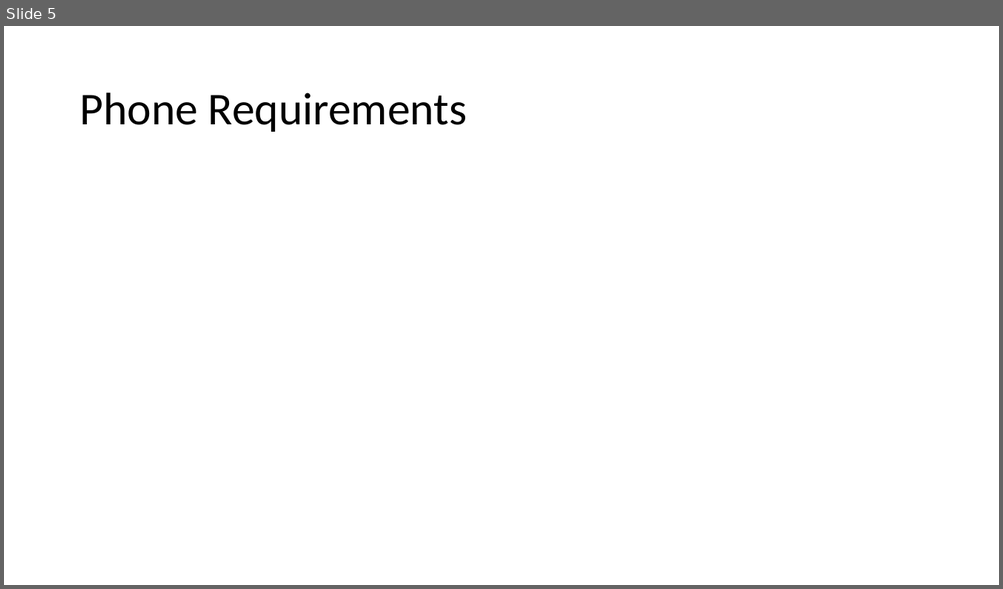
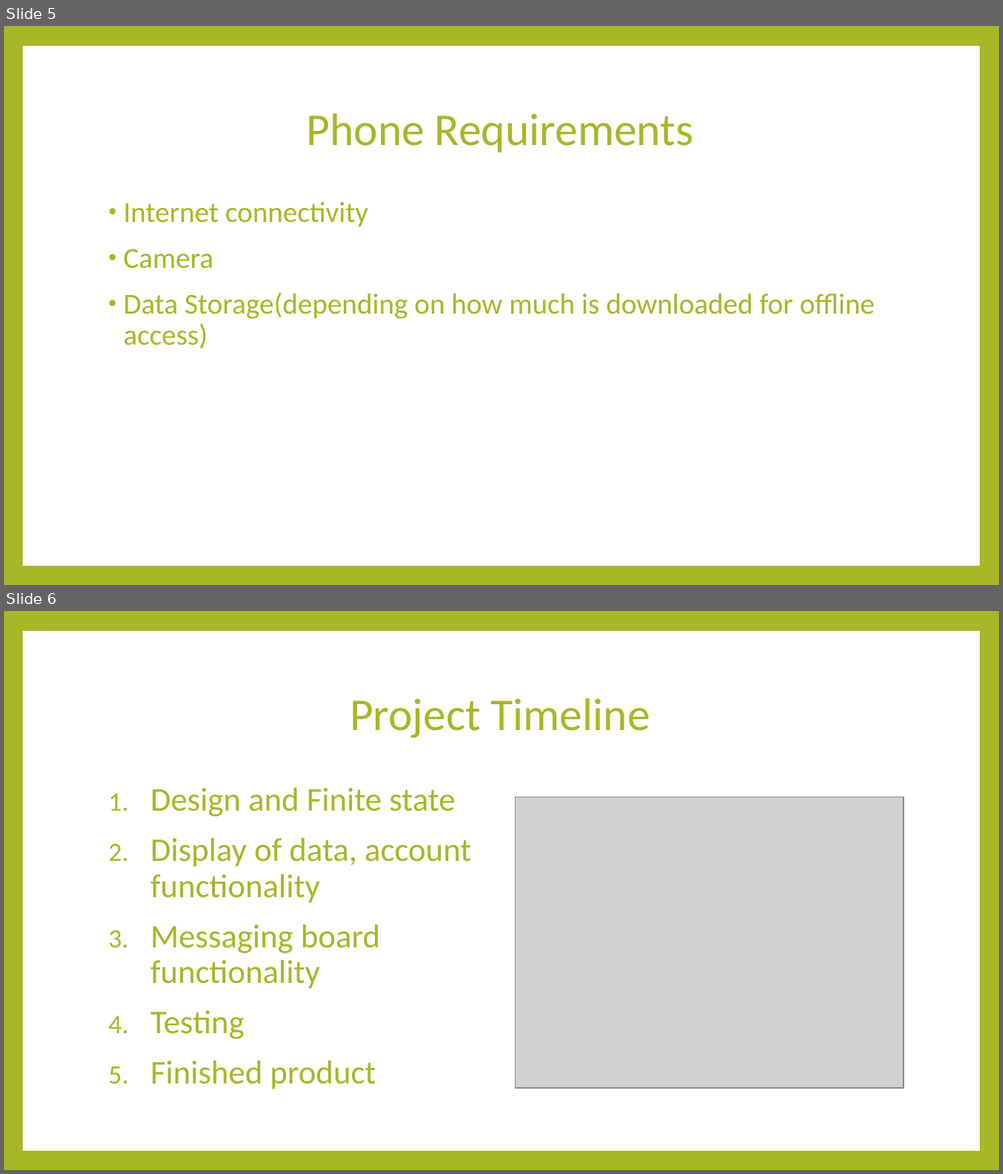
Before and after one commit to gjc129/climbersbetaproposal, a slide deck: climbersbetaproposal.pptx. Shown one above the other, each under a label of ours: slide 5 before the commit, slides 5 and 6 after it. The pictures are 1003x589 and 1003x1174 pixels, drawn with LibreOffice and Linux fonts; fonts in the diff are those of the drawing; grey boxes stand for pictures. Boxes give left, top, right and bottom in pixels: in the first picture for what was removed or moved away, otherwise in the second. Text is boxed around its words. In the diff, an @@ line names an element or a change of style, - is before the commit and + after.

```diff
--- a/climbersbetaproposal.pptx
+++ b/climbersbetaproposal.pptx
@@ slide 6 added at bbox=[4, 611, 999, 1170], background #A6B727; not listed: 1 template element that a slide beside it also shows @@
@@ title added at bbox=[350, 698, 650, 738], 44 pt, text #A6B727 @@
+Project Timeline
@@ text added at bbox=[151, 788, 471, 1090], 32 pt, text #A6B727 @@
+1. Design and Finite state
+2. Display of data, account functionality
+3. Messaging board functionality
+4. Testing
+5. Finished product
@@ picture added at bbox=[515, 797, 903, 1088] @@
@@ slide 5 changed as well @@
@@ background #FFFFFF to #A6B727 @@
@@ rectangle added at bbox=[22, 46, 979, 566], fill #FFFFFF @@
@@ title "Phone Requirements": place and size @@
-title "Phone Requirements" at bbox=[79, 93, 466, 132]
+title "Phone Requirements" at bbox=[306, 113, 693, 153]
@@ title "Phone Requirements" at bbox=[306, 113, 693, 153]: text colour #000000 to #A6B727; alignment left to centre @@
@@ text added at bbox=[123, 202, 874, 349], 28 pt, text #A6B727 @@
+• Internet connectivity
+• Camera
+• Data Storage(depending on how much is downloaded for offline access)
```
Also in this commit, not shown: 5 other slides changed, 1 slide removed.
